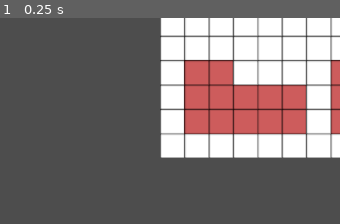
Above: before the commit, frame 1.
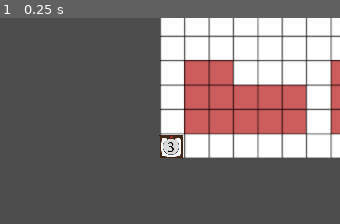
Above: after the commit, the same moment.

Repository: COLIN-MJM/Matthieu
Game: Godot game, scene res://Scenes/MainScene.tscn
Two runs of this game, one before a commit and one after it. Both use one fixed random seed, a clock stepped at 60 frames per second and the inputs below. This scene is started directly instead of the project's main scene.
Inputs:
- Up to frame 1 (0.25 s): no input
The pictures show only the part of the screen within x 2-52%, y 50-100%; the shares and areas given below are measured in that part.

The runs differ from the first frame. In frame 1, 0.6% of the frame differs, in the area x 46-54%, y 56-69%.

Commit message:
plein de trucs

Diff:
--- a/CardSlot.gd
+++ b/CardSlot.gd
@@ -12,6 +12,7 @@
 @export var highlightTexture : Texture
 
 var isBase : int :
+	get : return isBase
 	set(value) :
 		match value :
 			0 :
@@ -24,6 +25,7 @@
 				modulate =Color.BLUE
 				isBase=value
 var inT1control:bool= false:
+	get : return inT1control
 	set(value) :
 		match value :
 			true :
@@ -37,6 +39,7 @@
 				modulate =Color.WHITE
 				inT1control=value
 var inT2control:bool= false	:
+	get : return inT2control
 	set(value) :
 		match value :
 			true :
--- a/NewCards/CarteInstance.tscn
+++ b/NewCards/CarteInstance.tscn
@@ -9,18 +9,23 @@
 [node name="CarteInstance" type="Node3D" unique_id=1218106115]
 script = ExtResource("1_rj7vy")
 
-[node name="CardRenderer" type="Node3D" parent="." unique_id=1099700384]
+[node name="CardRenderer" type="Node3D" parent="." unique_id=1099700384 node_paths=PackedStringArray("arrow", "spriteMain", "playerColor", "teamColor")]
 unique_name_in_owner = true
+transform = Transform3D(1, 0, 0, 0, 1, 0, 0, 0, 1, 0, 0, 0.02734375)
 script = ExtResource("2_27f46")
+arrow = NodePath("Polygon2D/DirectionIndactor")
+spriteMain = NodePath("Polygon2D")
+playerColor = NodePath("Polygon2D/Polygon2D2")
+teamColor = NodePath("Polygon2D/Polygon2D4")
 
 [node name="Polygon2D" type="Sprite3D" parent="CardRenderer" unique_id=819853281]
 centered = false
-pixel_size = 0.001
+pixel_size = 0.005
 texture = ExtResource("3_4x1a8")
 
 [node name="DirectionIndactor" type="Sprite3D" parent="CardRenderer/Polygon2D" unique_id=379540241]
-transform = Transform3D(1, 0, 0, 0, 1, 0, 0, 0, 1, 0.05122818, 0.050996304, 0)
-pixel_size = 0.001
+transform = Transform3D(1, 0, 0, 0, 1, 0, 0, 0, 1, 0.2564304, 0.256146, 0)
+pixel_size = 0.005
 texture = ExtResource("4_dhkur")
 
 [node name="Polygon2D2" type="Sprite3D" parent="CardRenderer/Polygon2D" unique_id=1779524011]
@@ -28,11 +33,11 @@
 centered = false
 flip_h = true
 flip_v = true
-pixel_size = 0.001
+pixel_size = 0.005
 texture = ExtResource("5_7imco")
 
 [node name="Polygon2D4" type="Sprite3D" parent="CardRenderer/Polygon2D" unique_id=1811747677]
 transform = Transform3D(1, 0, 0, 0, 1, 0, 0, 0, 1, 0, 0, -0.005)
 centered = false
-pixel_size = 0.001
+pixel_size = 0.005
 texture = ExtResource("5_7imco")
--- a/NewCards/DecksCreator.gd
+++ b/NewCards/DecksCreator.gd
@@ -19,5 +19,5 @@
 	var newCard := cardScene.instantiate() as Card
 	newCard.c_init(rule, team)
 	newCard.rule.bindedCard = newCard
-	get_parent().add_child.call_deferred(newCard)
+	add_child.call_deferred(newCard)
 	return newCard
--- a/NewCards/Hand.gd
+++ b/NewCards/Hand.gd
@@ -23,7 +23,7 @@
 		else :
 			card.visible = true
 			card.linkedCard = deck[offset + i]
-			card.text = card.linkedCard.c_name
+			card.text = card.linkedCard.rule.rule_name
 		if i == 4 and deck.size() <= offset + i + 1 : nextButton.visible = false
 		else : nextButton.visible = true
 	return
--- a/Players/ButtonsScripts/ConfirmationButton.gd
+++ b/Players/ButtonsScripts/ConfirmationButton.gd
@@ -8,21 +8,21 @@
 	match player.currentAction :
 		&"Move" :
 			if isConfirming :
-				#Active l'appel de mouvement
+				OnMove()
 				linkedState.player.stateMachine.ChangeToState(&"EvaluatingEndTurn")
 				linkedState.player.nbActionsPlayedThisTurn += 1
 			else :
 				linkedState.player.stateMachine.ChangeToState(&"TargetingMove")
 		&"Rotate" :
 			if isConfirming :
-				#Active l'appel de rotation
+				OnRotate()
 				linkedState.player.stateMachine.ChangeToState(&"EvaluatingEndTurn")
 				linkedState.player.nbActionsPlayedThisTurn += 1
 			else :
 				linkedState.player.stateMachine.ChangeToState(&"TargetingRotate")
 		&"Place" :
 			if isConfirming :
-				#Active l'appel de placement
+				OnPlace()
 				player.stateMachine.ChangeToState(&"EvaluatingEndTurn")
 				player.PlacePlayedThisTurn = true
 				player.nbActionsPlayedThisTurn += 1
@@ -40,3 +40,16 @@
 	for c in deck :
 		if c != card : newDeck.append(c)
 	return newDeck
+
+func OnMove() -> void:
+	var player = linkedState.player
+	GameStateManager.MoveCard(player.chosenCard, player.chosenSlot.coords)
+	return
+
+func OnRotate() -> void:
+	return
+
+func OnPlace() -> void:
+	var player = linkedState.player
+	GameStateManager.PlaceCard(player.chosenCardToPlace, player.chosenSlot.coords)
+	return
--- a/Players/Player.tscn
+++ b/Players/Player.tscn
@@ -326,17 +326,6 @@
 linkedAction = &"ChoosingPlaceCard"
 linkedState = NodePath("../..")
 
-[node name="Placeholder" type="Button" parent="States/TargetingPlace/Buttons" unique_id=1453934484 node_paths=PackedStringArray("linkedState")]
-layout_mode = 0
-offset_left = 164.0
-offset_top = 41.0
-offset_right = 315.0
-offset_bottom = 102.0
-text = "PlaceholderChoice"
-script = ExtResource("5_m7lsr")
-linkedAction = &"WaitingForConfirmation"
-linkedState = NodePath("../..")
-
 [node name="TargetingMove" type="Node" parent="States" unique_id=561274276 node_paths=PackedStringArray("player", "linkedButtons", "indicativeText")]
 unique_name_in_owner = true
 script = ExtResource("9_bx10t")
--- a/Players/PlayerState.gd
+++ b/Players/PlayerState.gd
@@ -12,18 +12,55 @@
 
 func SelectSlot(event: InputEvent) -> void :
 	var selectedSlot := player.main_scene.currentHighlightedSlot
-	if event.is_action_pressed("Left Mouse Clic") and selectedSlot != null :
+	if event.is_action_pressed("Left mouse Clic") and selectedSlot != null :
 		player.chosenSlot = selectedSlot
 		player.stateMachine.ChangeToState(&"WaitingForConfirmation")
 		return
 
 func SelectCard(event: InputEvent) -> void :
 	var selectedSlot := player.main_scene.currentHighlightedSlot
-	if selectedSlot.cardData == null : return
-	if event.is_action_pressed("Left Mouse Clic") and selectedSlot != null :
+	if selectedSlot == null or selectedSlot.cardData == null : return
+	if event.is_action_pressed("Left mouse Clic"):
 		player.chosenCard = selectedSlot.cardData
 		match player.currentAction :
 			&"Move" : player.stateMachine.ChangeToState(&"TargetingMove")
 			&"Rotate" : player.stateMachine.ChangeToState(&"TargetingRotate")
 			_: return
 		return
+
+func SelectHighlightableSlot(coord:Vector2i) -> void :
+	var playspace := player.main_scene
+	if playspace.allSlots.keys().has(coord):
+		playspace.highlightableSlots.append(playspace.allSlots[coord])
+	return
+
+func SelectNearbySlots(coord:Vector2i) -> void:
+	SelectHighlightableSlot(Vector2i(coord.x + 1, coord.y))
+	SelectHighlightableSlot(Vector2i(coord.x - 1, coord.y))
+	SelectHighlightableSlot(Vector2i(coord.x, coord.y + 1))
+	SelectHighlightableSlot(Vector2i(coord.x, coord.y - 1))
+
+func SelectInfluencedSlots(p:bool) -> void:
+	var playspace := player.main_scene
+	playspace.highlightableSlots = playspace.allSlots.values().filter(
+		func(x : CardSlot) :
+			var t1 = x.inT1control
+			var t2 = x.inT2control
+			return (p and t1) or (!p and t2))
+	return
+
+func SelectOwnedCardSlot(p:bool) -> void:
+	var playspace := player.main_scene
+	playspace.highlightableSlots = playspace.allSlots.values().filter(
+		func(x : CardSlot) :
+			var cd = x.cardData
+			if cd == null : return false
+			return (p and cd.c_owner) or (!p and !cd.c_owner))
+	return
+
+func ToggleInteraction(up:bool) -> void:
+	var playspace = player.main_scene
+	playspace.interactionMode = up
+	if playspace.currentHighlightedSlot != null :
+		playspace.currentHighlightedSlot.Highlighted(false)
+		playspace.currentHighlightedSlot = null
--- a/Players/States/ChoosingMoveCard.gd
+++ b/Players/States/ChoosingMoveCard.gd
@@ -5,8 +5,9 @@
 	player.currentAction = &"Move"
 	indicativeText.add_text("Choose the concerned card")
 	linkedButtons.visible = true
-	player.main_scene.interactionMode = true
-	player.main_scene.currentHighlightedSlot = null
+	player.main_scene.highlightableSlots.clear()
+	SelectOwnedCardSlot(player.activePlayer)
+	ToggleInteraction(true)
 	return
 
 func OnUpdate() -> void:
@@ -19,8 +20,7 @@
 func OnExit() -> void:
 	linkedButtons.visible = false
 	indicativeText.clear()
-	player.main_scene.currentHighlightedSlot = null
-	player.main_scene.interactionMode = false
+	ToggleInteraction(false)
 	return
 
 func _input(event: InputEvent) -> void :
--- a/Players/States/ChoosingRotateCard.gd
+++ b/Players/States/ChoosingRotateCard.gd
@@ -5,8 +5,9 @@
 	player.currentAction = &"Rotate"
 	indicativeText.add_text("Choose the concerned card")
 	linkedButtons.visible = true
-	player.main_scene.interactionMode = true
-	player.main_scene.currentHighlightedSlot = null
+	player.main_scene.highlightableSlots.clear()
+	SelectOwnedCardSlot(player.activePlayer)
+	ToggleInteraction(true)
 	return
 
 func OnUpdate() -> void:
@@ -16,6 +17,9 @@
 func OnExit() -> void:
 	linkedButtons.visible = false
 	indicativeText.clear()
-	player.main_scene.currentHighlightedSlot = null
-	player.main_scene.interactionMode = false
+	ToggleInteraction(false)
 	return
+
+func _input(event: InputEvent) -> void :
+	if player.currentState != self : return
+	SelectCard(event)
--- a/Players/States/TargetingMove.gd
+++ b/Players/States/TargetingMove.gd
@@ -4,8 +4,10 @@
 func OnEnter() -> void:
 	indicativeText.add_text("Choose its destination tile")
 	linkedButtons.visible = true
-	#Highlight les cases accessibles et permet l'interaction avec
-	#Fait apparaitre un bouton Retour
+	var playspace := player.main_scene
+	playspace.highlightableSlots.clear()
+	SelectNearbySlots(player.chosenCard.c_position)
+	ToggleInteraction(true)
 	return
 
 func OnUpdate() -> void:
@@ -16,4 +18,9 @@
 	#Place le sprite de la carte à l'emplacement choisi
 	indicativeText.clear()
 	linkedButtons.visible = false
+	ToggleInteraction(false)
 	return
+
+func _input(event: InputEvent) -> void:
+	if player.currentState != self : return
+	SelectSlot(event)
--- a/Players/States/TargetingPlace.gd
+++ b/Players/States/TargetingPlace.gd
@@ -4,9 +4,10 @@
 func OnEnter() -> void:
 	#Place au centre de la "zone interface" un sprite de la carte choisie
 	indicativeText.add_text("Choose the target tile to place it")
-	#Highlight la zoc du joueur et permet l'interaction avec
-	player.main_scene.interactionMode = true
-	player.main_scene.currentHighlightedSlot = null
+	var playspace := player.main_scene
+	playspace.highlightableSlots.clear()
+	SelectInfluencedSlots(player.activePlayer)
+	ToggleInteraction(true)
 	linkedButtons.visible = true
 	return
 
@@ -18,8 +19,7 @@
 	#Place le sprite de la carte à l'emplacement choisi
 	indicativeText.clear()
 	linkedButtons.visible = false
-	player.main_scene.interactionMode = false
-	player.main_scene.currentHighlightedSlot = null
+	ToggleInteraction(false)
 	return
 
 func _input(event: InputEvent) -> void:
--- a/Players/States/TargetingRotate.gd
+++ b/Players/States/TargetingRotate.gd
@@ -3,7 +3,10 @@
 
 func OnEnter() -> void:
 	indicativeText.add_text("Choose in which direction you want it to face")
-	#Highlight les 4 cases autour et permet l'interaction avec
+	var playspace := player.main_scene
+	playspace.highlightableSlots.clear()
+	SelectNearbySlots(player.chosenCard.c_position)
+	ToggleInteraction(true)
 	linkedButtons.visible = true
 	return
 
@@ -15,4 +18,9 @@
 	#Tourne le sprite de la carte dans le sens choisi
 	indicativeText.clear()
 	linkedButtons.visible = false
+	ToggleInteraction(false)
 	return
+
+func _input(event: InputEvent) -> void:
+	if player.currentState != self : return
+	SelectSlot(event)
--- a/manager/GameStateManager.gd
+++ b/manager/GameStateManager.gd
@@ -5,6 +5,7 @@
 var allInPlayCard : Array[Card]
 
 func PlaceCard(card:Card,c:Vector2i)->void:
+	card.get_parent().remove_child(card)
 	playspace.allSlots[c].AddCard(card)
 	allInPlayCard.append(card)
 
--- a/play_space.gd
+++ b/play_space.gd
@@ -18,7 +18,8 @@
 
 #var sideEffectHandler : SideEffectHandler = SideEffectHandler.new(self)
 
-var allSlots :Dictionary[Vector2i,CardSlot]
+var allSlots : Dictionary[Vector2i,CardSlot]
+var highlightableSlots : Array[CardSlot]
 var currentHighlightedSlot : CardSlot
 
 func _ready() -> void:
@@ -84,8 +85,9 @@
 		return
 	var mousePos :Vector2= event.position-lowerBound
 	var test : Vector2i = Vector2i( floori(mousePos.x /pixel_size.x) ,abs(floori(mousePos.y /pixel_size.y))-1)
-	currentHighlightedSlot = allSlots[test]
-	currentHighlightedSlot.Highlighted(true)
+	if highlightableSlots.has(allSlots[test]) :
+		currentHighlightedSlot = allSlots[test]
+		currentHighlightedSlot.Highlighted(true)
 
 func Resolve_AttacksAndDefend()->void :
 	var slotWithCard = allSlots.values().filter(
Not shown, added: Scenes/MainScene.tscn6554789540.tmp
